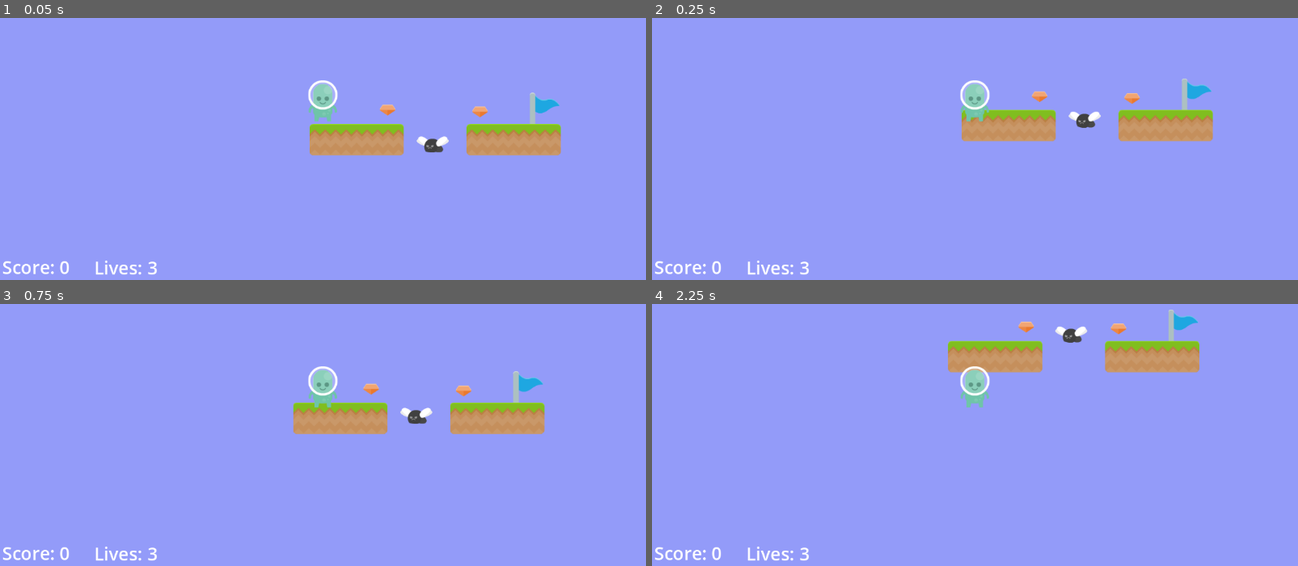
Above: before the commit, frames 1-4 (two rows, left to right).
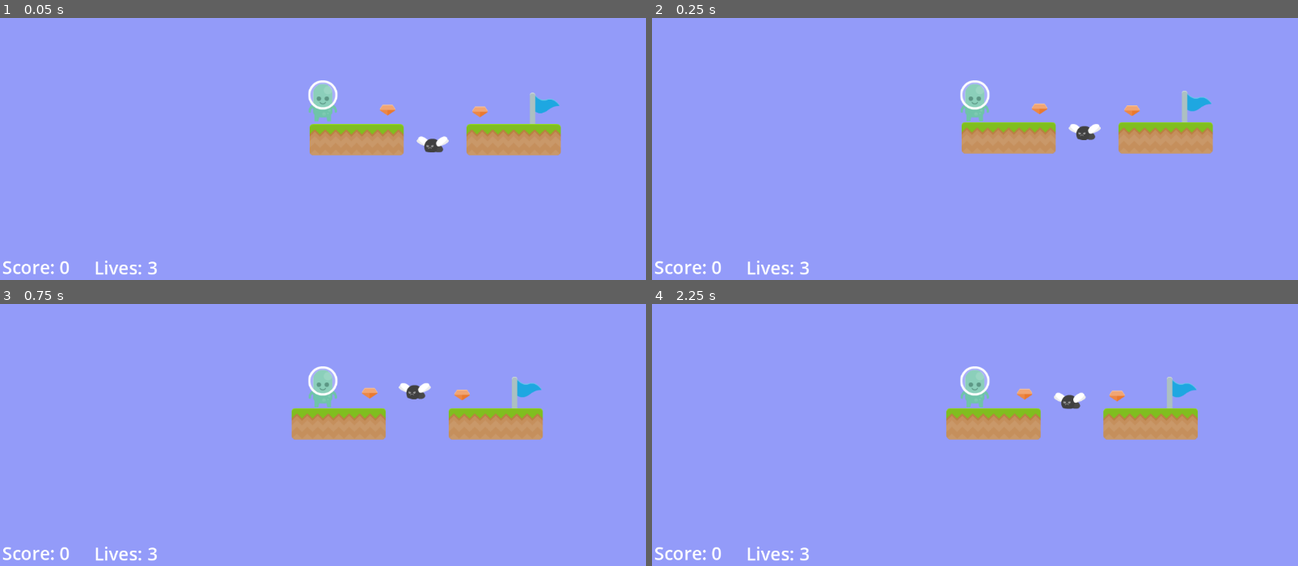
Above: after the commit, the same moments.

Repository: adrianschofield/unshaped-godot-2dplatformer
Game: Godot game, scene res://Scenes/level_1.tscn
Two runs of this game, one before a commit and one after it. Both use one fixed random seed, a clock stepped at 60 frames per second and the inputs below. Sound files missing from this copy of the repository are replaced by a short silence.
Inputs:
- Up to frame 1 (0.05 s): no input
- Up to frame 2 (0.25 s): no input
- Up to frame 3 (0.75 s): hold Right from 0.53 s (still down)
- Up to frame 4 (2.25 s): tap Space at 0.77, 1.52 s; release Right at 2.03 s; hold Left from 2.03 s (still down)

Frame 1 is identical in both runs. In frame 2, 4.8% of the frame differs, in the area x 47-87%, y 23-52%; in frame 3, 3.1%; in frame 4, 8.3%, in the area x 45-85%, y 2-52%.

Commit message:
Fixing missing physics tiles

Diff:
--- a/Scenes/level_1.tscn
+++ b/Scenes/level_1.tscn
@@ -301,6 +301,7 @@
 6:8/0 = 0
 6:8/0/physics_layer_0/linear_velocity = Vector2(0, 0)
 6:8/0/physics_layer_0/angular_velocity = 0.0
+6:8/0/physics_layer_0/polygon_0/points = PackedVector2Array(-35, -35, 35, -35, 35, 35, -35, 35)
 7:8/0 = 0
 7:8/0/physics_layer_0/linear_velocity = Vector2(0, 0)
 7:8/0/physics_layer_0/angular_velocity = 0.0
@@ -331,6 +332,7 @@
 6:9/0 = 0
 6:9/0/physics_layer_0/linear_velocity = Vector2(0, 0)
 6:9/0/physics_layer_0/angular_velocity = 0.0
+6:9/0/physics_layer_0/polygon_0/points = PackedVector2Array(-35, -35, 35, -35, 35, 35, -35, 35)
 7:9/0 = 0
 7:9/0/physics_layer_0/linear_velocity = Vector2(0, 0)
 7:9/0/physics_layer_0/angular_velocity = 0.0
@@ -364,6 +366,7 @@
 6:10/0 = 0
 6:10/0/physics_layer_0/linear_velocity = Vector2(0, 0)
 6:10/0/physics_layer_0/angular_velocity = 0.0
+6:10/0/physics_layer_0/polygon_0/points = PackedVector2Array(-35, -35, 35, -35, 35, 35, -35, 35)
 7:10/0 = 0
 7:10/0/physics_layer_0/linear_velocity = Vector2(0, 0)
 7:10/0/physics_layer_0/angular_velocity = 0.0
--- a/Scenes/level_2.tscn
+++ b/Scenes/level_2.tscn
@@ -293,6 +293,7 @@
 3:8/0 = 0
 3:8/0/physics_layer_0/linear_velocity = Vector2(0, 0)
 3:8/0/physics_layer_0/angular_velocity = 0.0
+3:8/0/physics_layer_0/polygon_0/points = PackedVector2Array(-35, -35, 35, -35, 35, 35, -35, 35)
 4:8/0 = 0
 4:8/0/physics_layer_0/linear_velocity = Vector2(0, 0)
 4:8/0/physics_layer_0/angular_velocity = 0.0
@@ -437,6 +438,7 @@
 3:9/0 = 0
 3:9/0/physics_layer_0/linear_velocity = Vector2(0, 0)
 3:9/0/physics_layer_0/angular_velocity = 0.0
+3:9/0/physics_layer_0/polygon_0/points = PackedVector2Array(-35, -35, 35, -35, 35, 35, -35, 35)
 
 [sub_resource type="TileSet" id="TileSet_2i86o"]
 tile_size = Vector2i(70, 70)
